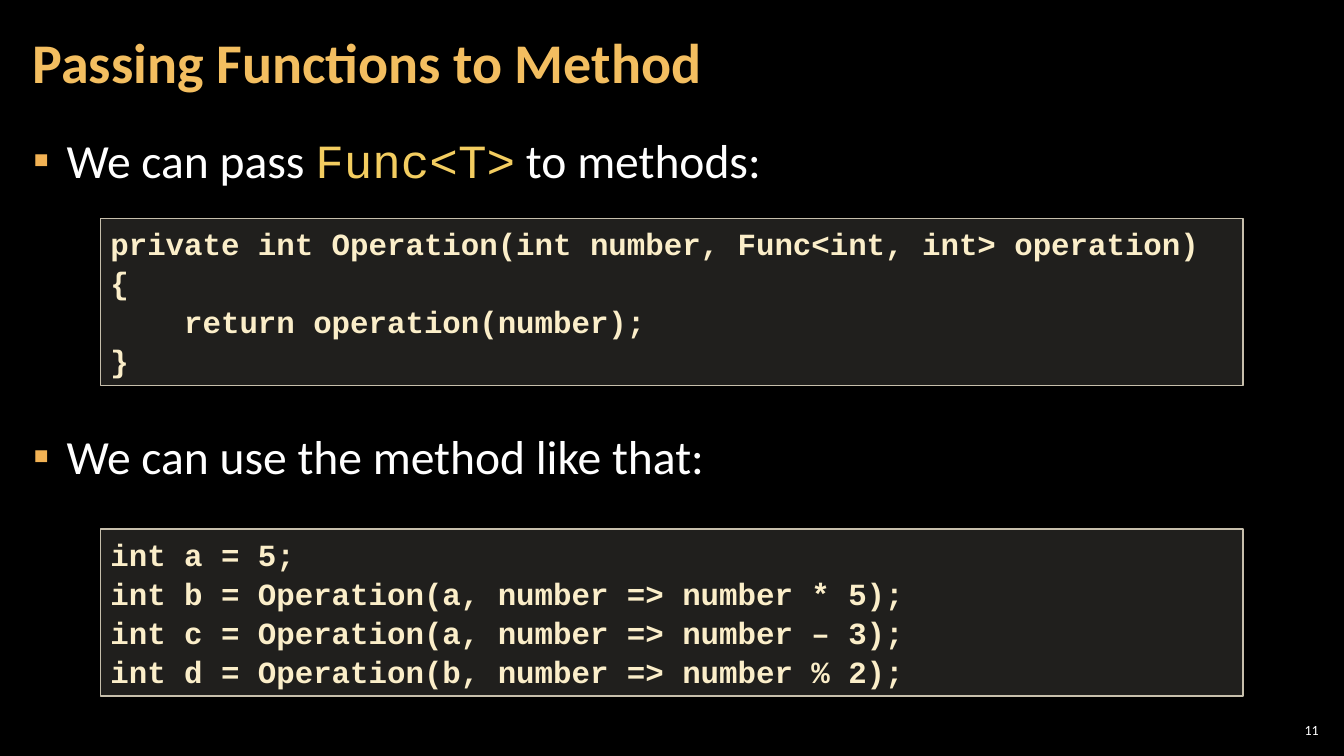
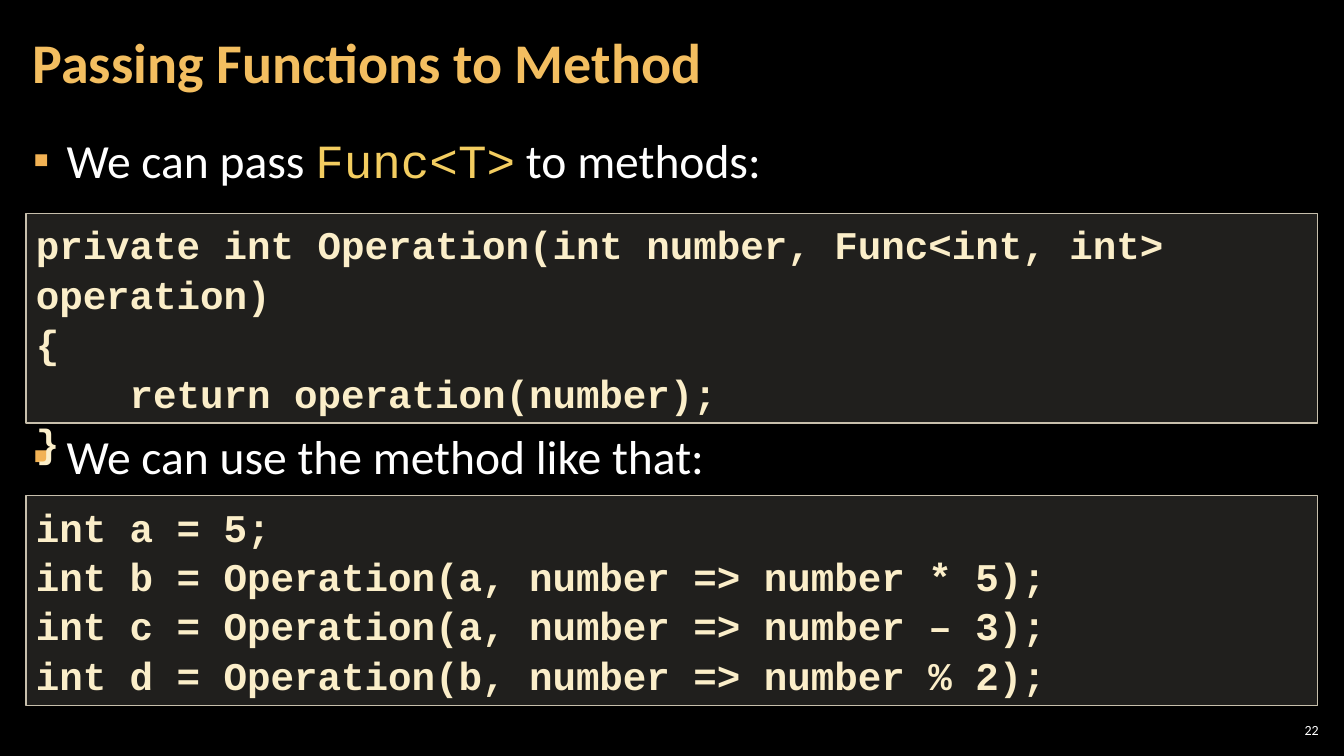
Before and after one commit to GoldenR1618/SoftUni-Exercises-and-Exams, a slide deck: slide 22 of 05.C#_Advanced/07.FUNCTIONAL_PROGRAMMING/07. CSharp-Advanced-Functional-Programming.pptx (slide 11 before the commit). Drawn at 1344x756 pixels with LibreOffice and Linux fonts; fonts in the diff are those of the drawing; background and template pictures are left out. Boxes give left, top, right and bottom in pixels: in the first picture for what was removed or moved away, otherwise in the second. Text is boxed around its words. In the diff, an @@ line names an element or a change of style, - is before the commit and + after.

```diff
--- a/05.C#_Advanced/07.FUNCTIONAL_PROGRAMMING/07. CSharp-Advanced-Functional-Programming.pptx
+++ b/05.C#_Advanced/07.FUNCTIONAL_PROGRAMMING/07. CSharp-Advanced-Functional-Programming.pptx
@@ rectangle "private int Operation(int number, Func<int, ..." at bbox=[26, 214, 1318, 423]: size 22 to 28 pt @@
@@ rectangle "private int Operation(int number, Func<int, ...": place and size @@
-rectangle "private int Operation(int number, Func<int, ..." at bbox=[101, 219, 1243, 386]
+rectangle "private int Operation(int number, Func<int, ..." at bbox=[26, 214, 1318, 423]
@@ rectangle "int a = 5;": place and size @@
-rectangle "int a = 5;" at bbox=[101, 529, 1243, 697]
+rectangle "int a = 5;" at bbox=[26, 496, 1318, 706]
@@ rectangle "int a = 5;" at bbox=[26, 496, 1318, 706]: size 22 to 28 pt @@
@@ page number at bbox=[1305, 726, 1319, 735]: text changed @@
-11
+22
```
Also in this commit, not shown: 5 other slides changed, 17 slides added, 3 slides removed, 27 other files.
